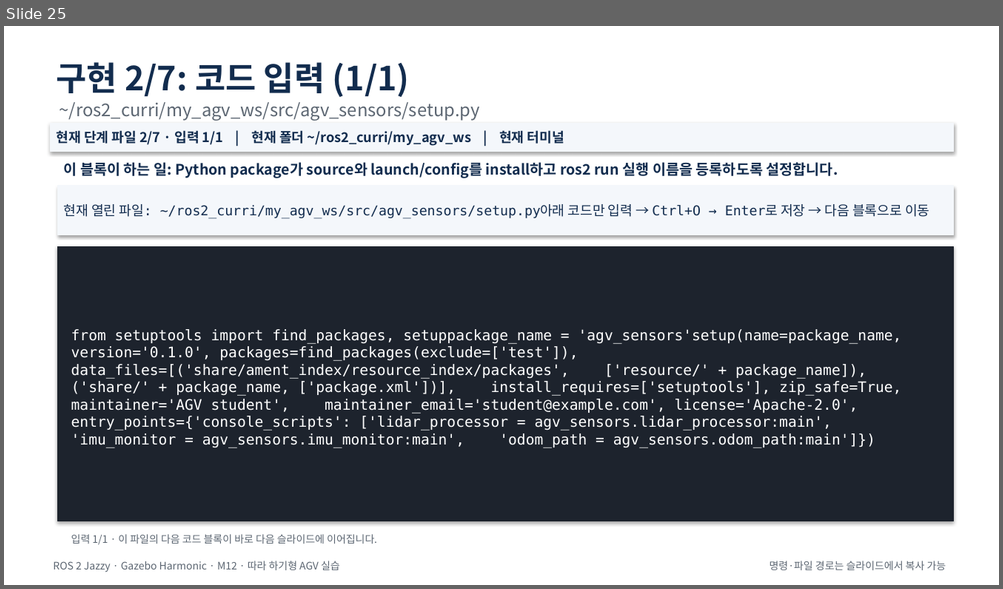
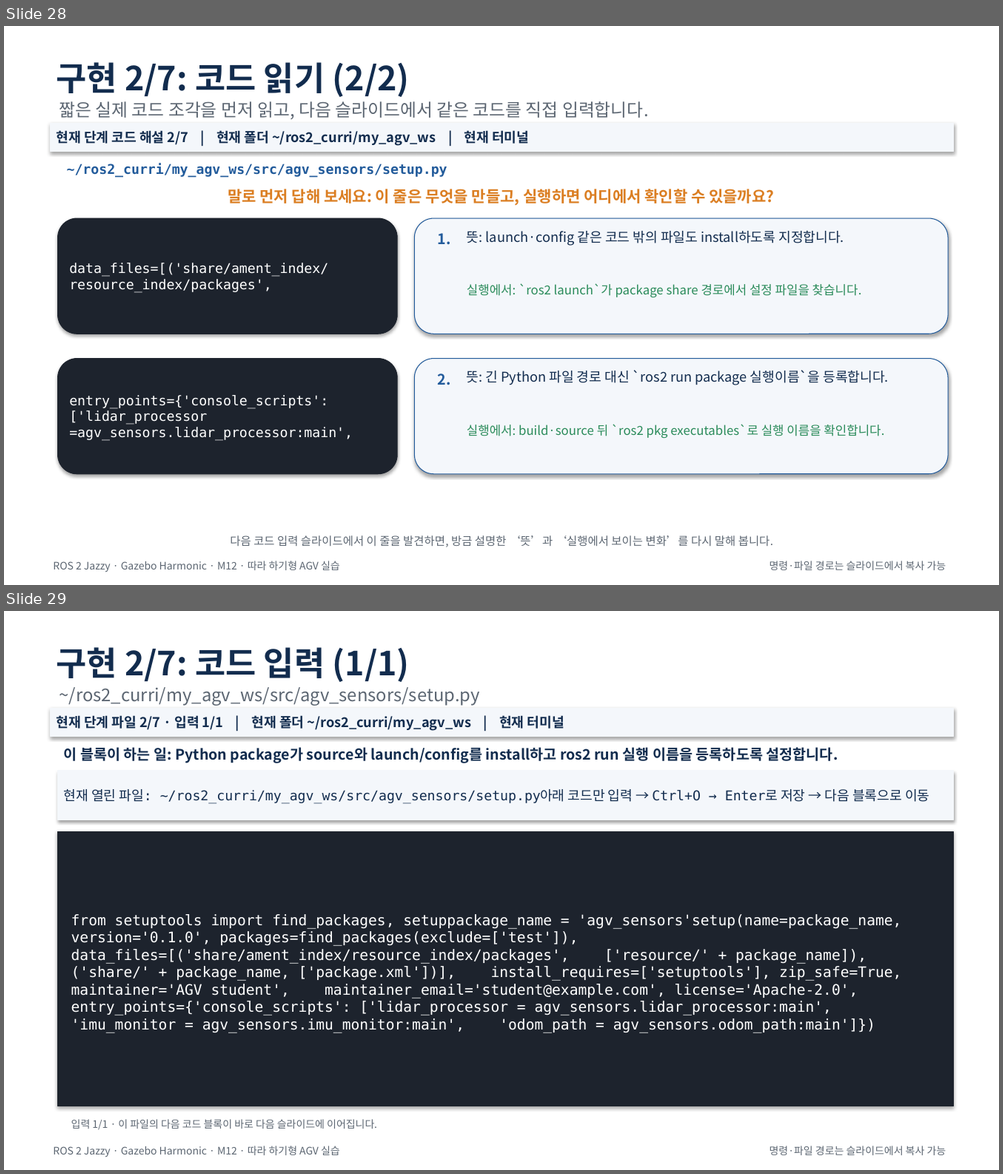
Before and after one commit to choimagon/ros2_curri, a slide deck: blocks/D_sensors/Block_D_M시리즈_통합_따라하기.pptx. Shown one above the other, each under a label of ours: slide 25 before the commit, slides 28 and 29 after it. The pictures are 1003x589 and 1003x1174 pixels, drawn with LibreOffice and Linux fonts; fonts in the diff are those of the drawing. Boxes give left, top, right and bottom in pixels: in the first picture for what was removed or moved away, otherwise in the second. Text is boxed around its words. In the diff, an @@ line names an element or a change of style, - is before the commit and + after.

```diff
--- a/blocks/D_sensors/Block_D_M시리즈_통합_따라하기.pptx
+++ b/blocks/D_sensors/Block_D_M시리즈_통합_따라하기.pptx
@@ slide 28 added at (x1=4, y1=26, x2=999, y2=585), background #FFFFFF @@
@@ text added at (x1=57, y1=62, x2=410, y2=97), 32 pt, text #122C4E, bold @@
+구현 2/7: 코드 읽기 (2/2)
@@ text added at (x1=60, y1=101, x2=649, y2=119), 17 pt, text #5C6672 @@
+짧은 실제 코드 조각을 먼저 읽고, 다음 슬라이드에서 같은 코드를 직접 입력합니다.
@@ rectangle added at (x1=51, y1=123, x2=953, y2=151), fill #F4F7FB, outline #F4F7FB 0.75 pt, 13 pt, text #122C4E, bold @@
+현재 단계 코드 해설 2/7 | 현재 폴더 ~/ros2_curri/my_agv_ws | 현재 터미널
@@ text added at (x1=67, y1=164, x2=447, y2=178), 13 pt, text #225B9B, bold @@
+~/ros2_curri/my_agv_ws/src/agv_sensors/setup.py
@@ text added at (x1=227, y1=189, x2=774, y2=205), 15 pt, text #DB7E22, bold @@
+말로 먼저 답해 보세요: 이 줄은 무엇을 만들고, 실행하면 어디에서 확인할 수 있을까요?
@@ rounded rectangle added at (x1=58, y1=218, x2=397, y2=334), fill #1D232D, outline #1D232D 0.75 pt, 13 pt, text #FFFFFF @@
+data_files=[('share/ament_index/resource_index/packages',
@@ rounded rectangle added at (x1=415, y1=218, x2=948, y2=334), fill #F4F7FB, outline #225B9B 0.75 pt @@
@@ text added at (x1=438, y1=233, x2=451, y2=245), 14 pt, text #225B9B, bold @@
+1.
@@ text added at (x1=466, y1=230, x2=843, y2=246), 13 pt, text #122C4E @@
+뜻: launch·config 같은 코드 밖의 파일도 install하도록 지정합니다.
@@ text added at (x1=466, y1=284, x2=862, y2=298), 12 pt, text #2A8B5A @@
+실행에서: `ros2 launch`가 package share 경로에서 설정 파일을 찾습니다.
@@ rounded rectangle added at (x1=58, y1=359, x2=397, y2=474), fill #1D232D, outline #1D232D 0.75 pt, 13 pt, text #FFFFFF @@
+entry_points={'console_scripts': ['lidar_processor =agv_sensors.lidar_processor:main',
@@ rounded rectangle added at (x1=415, y1=359, x2=948, y2=474), fill #F4F7FB, outline #225B9B 0.75 pt @@
@@ text added at (x1=438, y1=374, x2=451, y2=386), 14 pt, text #225B9B, bold @@
+2.
@@ text added at (x1=466, y1=370, x2=888, y2=386), 13 pt, text #122C4E @@
+뜻: 긴 Python 파일 경로 대신 `ros2 run package 실행이름`을 등록합니다.
@@ text added at (x1=466, y1=424, x2=884, y2=438), 12 pt, text #2A8B5A @@
+실행에서: build·source 뒤 `ros2 pkg executables`로 실행 이름을 확인합니다.
@@ text added at (x1=230, y1=536, x2=773, y2=548), 11 pt, text #5C6672 @@
+다음 코드 입력 슬라이드에서 이 줄을 발견하면, 방금 설명한 ‘뜻’과 ‘실행에서 보이는 변화’를 다시 말해 봅니다.
@@ text added at (x1=53, y1=561, x2=340, y2=572), 10 pt, text #5C6672 @@
+ROS 2 Jazzy · Gazebo Harmonic · M12 · 따라 하기형 AGV 실습
@@ text added at (x1=769, y1=561, x2=946, y2=571), 10 pt, text #5C6672 @@
+명령·파일 경로는 슬라이드에서 복사 가능
@@ what was slide 25 is now slide 29 @@
```
Also in this commit, not shown: 56 other slides added, 54 other files.
